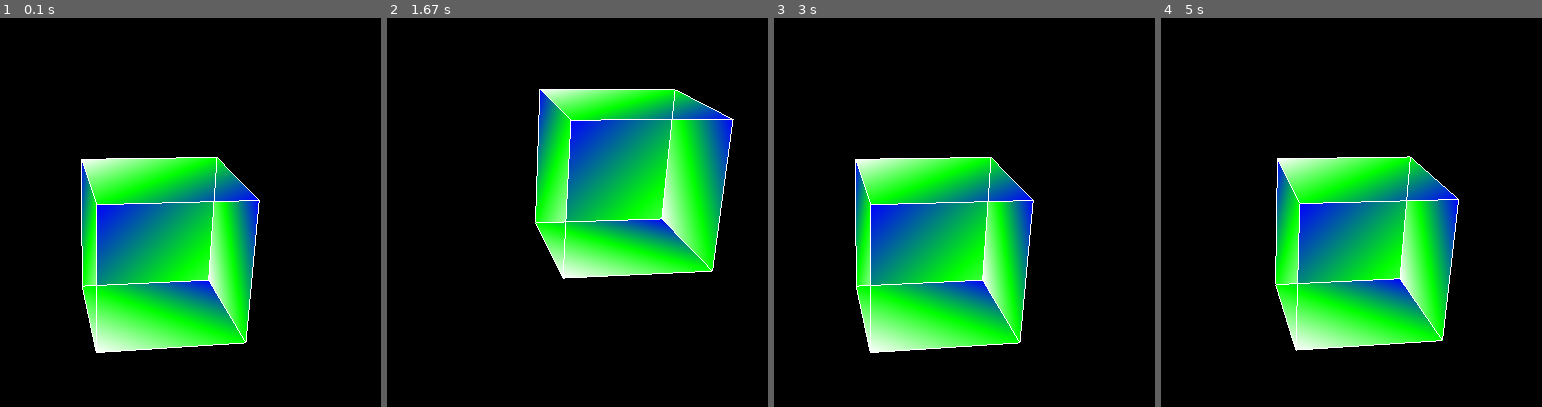
Above: before the commit, frames 1-4 (left to right).
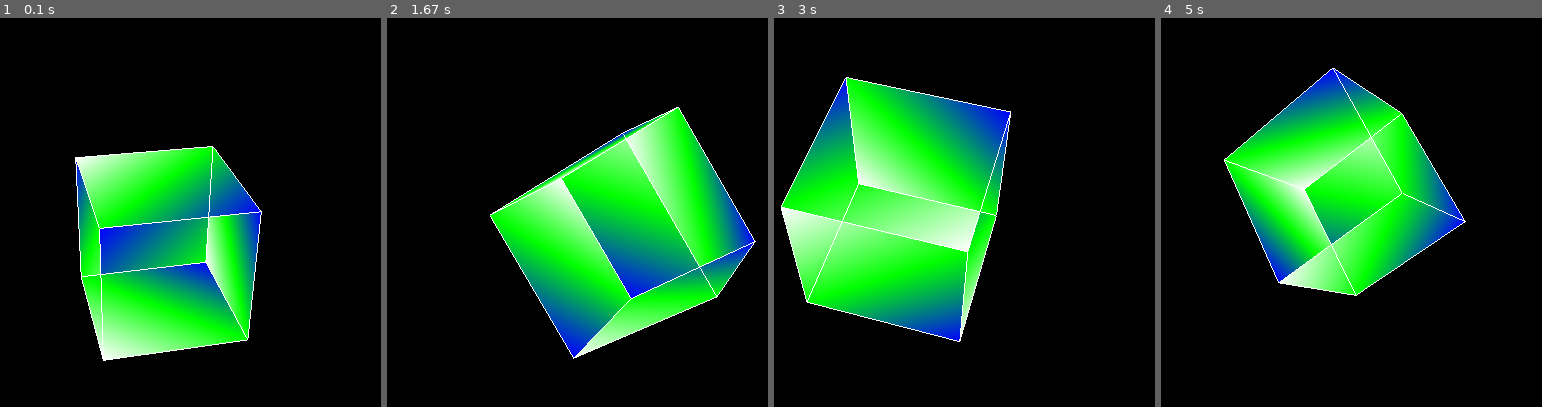
Above: after the commit, the same moments.

Repository: antonioam82/ejercicios-python
Game: pygame game, started from pygame_cubeMove.py
The game is run twice, just before and just after one commit, with the same random seed, the same clock (stepped at 60 frames per second) and the same inputs.
Inputs:
- Up to frame 1 (0.1 s): no input
- Up to frame 2 (1.67 s): hold Right 0.33-0.8 s; hold Up 0.83-1.13 s; hold Right 1.17-1.63 s
- Up to frame 3 (3 s): hold Left 1.67-2.2 s; hold Down 2.23-2.53 s; hold Left 2.57-2.97 s
- Up to frame 4 (5 s): hold Up 3-3.37 s; hold Right 3.4-4.03 s; hold Down 4.07-4.43 s; hold Left 4.47-4.93 s; hold Right from 4.97 s (still down)

The runs differ from the first frame. In frame 1, 13% of the frame differs, in the area x 19-69%, y 32-89%; in frame 2, 28%; in frame 3, 34%, in the area x 1-69%, y 15-87%; in frame 4, 29%.

Commit message:
Update pygame_cubeMove.py

Diff:
--- a/pygame_cubeMove.py
+++ b/pygame_cubeMove.py
@@ -110,7 +110,7 @@
                     glTranslatef(0,0,-1.0)
 
 
-        #glRotate(1, 3, 1, 1)#(1,3,1,1)
+        glRotate(1, 3, 1, 1)#(1,3,1,1)
         glClear(GL_COLOR_BUFFER_BIT|GL_DEPTH_BUFFER_BIT)
         cube()
         pygame.display.flip()
